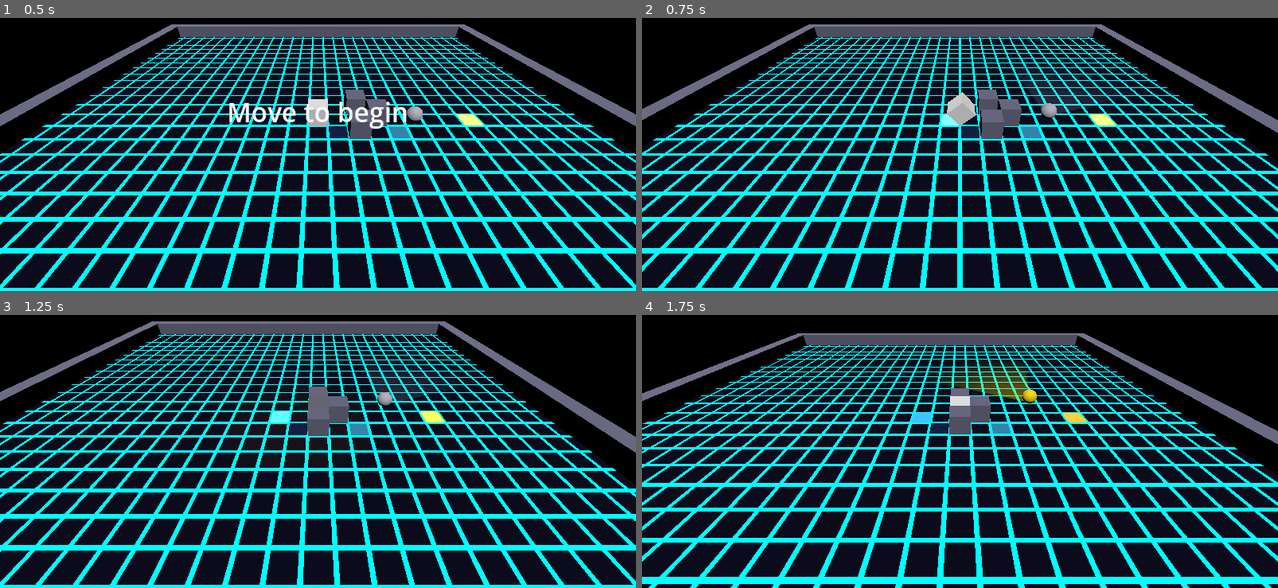
Above: before the commit, frames 1-4 (two rows, left to right).
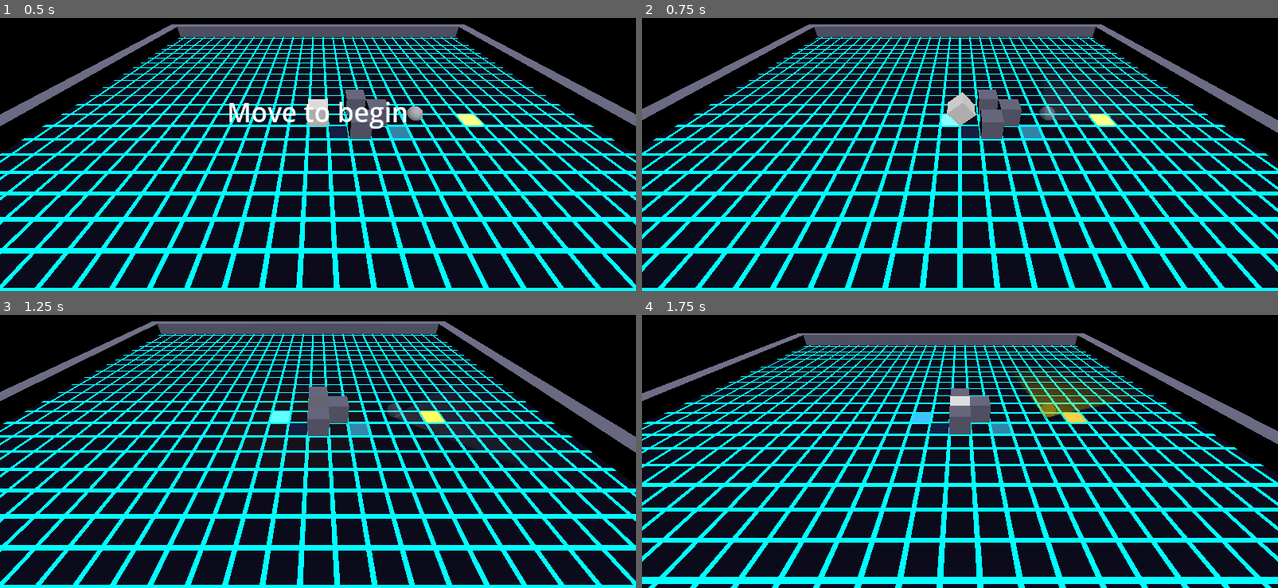
Above: after the commit, the same moments.

Repository: StevenLong/cube
Game: Godot game, scene res://main.tscn
Same seed, same stepped clock (60 frames per second), same inputs: the game is played once before the commit and once after it.
Inputs:
- Up to frame 1 (0.5 s): no input
- Up to frame 2 (0.75 s): tap Enter at 0.5 s; hold Right (move_right) from 0.53 s (still down); hold V (blend) from 0.53 s (still down)
- Up to frame 3 (1.25 s): keep holding Right (move_right); keep holding V (blend)
- Up to frame 4 (1.75 s): release Right (move_right) at 1.28 s; release V (blend) at 1.28 s; hold C (extend_depth_back) from 1.28 s (still down); tap F (camera_tilt_down) at 1.35 s

Frame 1 is identical in both runs. In frame 2, 0.3% of the frame differs, in the area x 61-71%, y 27-38%; in frame 3, 0.8%; in frame 4, 2.6%, in the area x 46-77%, y 18-38%.

Commit message:
Sphere pathfinding (grid A*) and player LoS silhouette fade
All four enemy states now route around walls via A* over a static 1u
nav grid built from interior Wall* StaticBody3Ds. Enemy mesh fades to
30% alpha when a wall blocks the line from cube to sphere, lerping
back to full when LoS clears.

Co-Authored-By: Claude Opus 4.7 <noreply@anthropic.com>

Diff:
--- a/enemy_sphere.gd
+++ b/enemy_sphere.gd
@@ -24,6 +24,19 @@
 const TURN_RATE := 5.0  # rad/s — 180° in ~0.6s
 const TURN_LEAD_THRESHOLD := PI / 6.0  # 30° — hold position if facing more than this off
 
+const NAV_MIN := -13
+const NAV_MAX := 13
+const NEIGHBORS: Array[Vector2i] = [Vector2i(1, 0), Vector2i(-1, 0), Vector2i(0, 1), Vector2i(0, -1)]
+const NEIGHBORS_8: Array[Vector2i] = [
+	Vector2i(-1, -1), Vector2i(0, -1), Vector2i(1, -1),
+	Vector2i(-1, 0), Vector2i(1, 0),
+	Vector2i(-1, 1), Vector2i(0, 1), Vector2i(1, 1),
+]
+const PATH_CELL_ARRIVE := 0.15
+const PURSUIT_REPATH_INTERVAL := 0.3
+const SILHOUETTE_ALPHA := 0.3
+const VISIBILITY_LERP_RATE := 8.0
+
 enum State { PATROL, SUSPICIOUS, INVESTIGATE, PURSUIT }
 
 @export var waypoints: Array[Vector3] = [
@@ -43,16 +56,25 @@
 var _player: Node3D
 var _pending_sounds: Array = []
 var _ground_material: ShaderMaterial
+var _nav_blocked: Dictionary = {}
+var _path: Array[Vector2i] = []
+var _path_idx: int = 0
+var _pursuit_repath_timer: float = 0.0
+var _visibility_alpha: float = 1.0
 
 @onready var _mesh: MeshInstance3D = $MeshInstance3D
 
 
 func _ready() -> void:
 	_material = (_mesh.get_surface_override_material(0) as StandardMaterial3D).duplicate()
+	_material.transparency = BaseMaterial3D.TRANSPARENCY_ALPHA
 	_mesh.set_surface_override_material(0, _material)
 	_player = get_node("../Player")
 	_player.noise_emitted.connect(_on_player_noise)
 	_ground_material = get_node("../Ground/MeshInstance3D").get_surface_override_material(0)
+	_build_nav_grid()
+	if waypoints.size() > 0:
+		_set_path_to(waypoints[_target_idx])
 
 
 func _process(delta: float) -> void:
@@ -100,6 +122,7 @@
 					if nv.distance_to(cv) > FOOTPRINT_RETARGET_DIST:
 						_last_seen_pos = Vector3(footprint_pos.x, position.y, footprint_pos.z)
 						_state_timer = 0.0
+						_set_path_to(_last_seen_pos)
 				else:
 					_state_timer += delta
 				if _state == State.INVESTIGATE and _state_timer >= INVESTIGATE_TIMEOUT:
@@ -115,7 +138,11 @@
 					_last_seen_pos = Vector3(_last_seen_pos.x, position.y, _last_seen_pos.z)
 					_enter_state(State.INVESTIGATE)
 
-	_material.albedo_color = _state_color()
+	var target_alpha := 1.0 if _visible_to_player() else SILHOUETTE_ALPHA
+	_visibility_alpha = lerpf(_visibility_alpha, target_alpha, minf(delta * VISIBILITY_LERP_RATE, 1.0))
+	var col := _state_color()
+	col.a = _visibility_alpha
+	_material.albedo_color = col
 	_update_cone_uniforms()
 
 
@@ -125,16 +152,21 @@
 	var target: Vector3 = waypoints[_target_idx]
 	if (target - position).length() < ARRIVE_THRESHOLD:
 		_target_idx = (_target_idx + 1) % waypoints.size()
-		return
-	_move_toward(target, delta, 1.0)
+		_set_path_to(waypoints[_target_idx])
+		return
+	_follow_path(delta, 1.0, target)
 
 
 func _creep(delta: float) -> void:
-	_move_toward(_last_seen_pos, delta, SUSPICIOUS_SPEED_MULT)
+	_follow_path(delta, SUSPICIOUS_SPEED_MULT, _last_seen_pos)
 
 
 func _pursue(delta: float) -> void:
-	_move_toward(_player.position, delta, PURSUIT_SPEED_MULT)
+	_pursuit_repath_timer -= delta
+	if _pursuit_repath_timer <= 0.0:
+		_set_path_to(_player.position)
+		_pursuit_repath_timer = PURSUIT_REPATH_INTERVAL
+	_follow_path(delta, PURSUIT_SPEED_MULT, _player.position)
 
 
 func _move_toward(target_pos: Vector3, delta: float, speed_mult: float) -> void:
@@ -164,8 +196,16 @@
 	_confirm_timer = 0.0
 	if new_state == State.PATROL:
 		_target_idx = _closest_waypoint_idx()
-	if new_state == State.PURSUIT and not was_pursuit:
-		entered_pursuit.emit()
+		_set_path_to(waypoints[_target_idx])
+	if new_state == State.SUSPICIOUS:
+		_set_path_to(_last_seen_pos)
+	if new_state == State.INVESTIGATE:
+		_set_path_to(_last_seen_pos)
+	if new_state == State.PURSUIT:
+		_set_path_to(_player.position)
+		_pursuit_repath_timer = PURSUIT_REPATH_INTERVAL
+		if not was_pursuit:
+			entered_pursuit.emit()
 
 
 func _closest_waypoint_idx() -> int:
@@ -276,7 +316,7 @@
 
 
 func _investigate_move(delta: float) -> void:
-	_move_toward(_last_seen_pos, delta, INVESTIGATE_SPEED_MULT)
+	_follow_path(delta, INVESTIGATE_SPEED_MULT, _last_seen_pos)
 
 
 func _update_cone_uniforms() -> void:
@@ -304,3 +344,119 @@
 		State.INVESTIGATE: return 0.5
 		State.PURSUIT: return 0.6
 		_: return 0.2
+
+
+func _build_nav_grid() -> void:
+	# Static walls only — interior Wall* nodes at integer cells. Perimeter walls
+	# sit outside the playable band and are handled by the NAV_MIN/MAX bounds.
+	_nav_blocked.clear()
+	for child in get_parent().get_children():
+		if child is StaticBody3D and child.name.begins_with("Wall"):
+			var cell := Vector2i(roundi(child.position.x), roundi(child.position.z))
+			_nav_blocked[cell] = true
+
+
+func _cell_blocked(cell: Vector2i) -> bool:
+	if cell.x < NAV_MIN or cell.x > NAV_MAX or cell.y < NAV_MIN or cell.y > NAV_MAX:
+		return true
+	return _nav_blocked.has(cell)
+
+
+func _world_to_cell(p: Vector3) -> Vector2i:
+	return Vector2i(roundi(p.x), roundi(p.z))
+
+
+func _set_path_to(target: Vector3) -> void:
+	var start_cell := _world_to_cell(position)
+	var goal_cell := _world_to_cell(target)
+	_path = _find_path(start_cell, goal_cell)
+	_path_idx = 0
+	if _path.size() > 0 and _path[0] == start_cell:
+		_path_idx = 1
+
+
+func _follow_path(delta: float, speed_mult: float, final_target: Vector3) -> void:
+	while _path_idx < _path.size():
+		var cell: Vector2i = _path[_path_idx]
+		var cell_world := Vector3(cell.x, position.y, cell.y)
+		var to_cell := Vector2(cell_world.x - position.x, cell_world.z - position.z)
+		if to_cell.length() < PATH_CELL_ARRIVE:
+			_path_idx += 1
+			continue
+		_move_toward(cell_world, delta, speed_mult)
+		return
+	# Path exhausted (or empty) — close the last sub-cell to the actual target.
+	_move_toward(final_target, delta, speed_mult)
+
+
+func _find_path(start: Vector2i, goal: Vector2i) -> Array[Vector2i]:
+	# Goal-blocked fallback: snap to closest open 8-neighbour of the goal so the
+	# sphere walks to a cell adjacent to a footprint sitting on a wall edge.
+	if _cell_blocked(goal):
+		var best_n := Vector2i.ZERO
+		var best_dist := INF
+		var found := false
+		for d in NEIGHBORS_8:
+			var n: Vector2i = goal + d
+			if _cell_blocked(n):
+				continue
+			var dist := float((start - n).length_squared())
+			if dist < best_dist:
+				best_dist = dist
+				best_n = n
+				found = true
+		if not found:
+			return []
+		goal = best_n
+	if _cell_blocked(start):
+		return []
+	if start == goal:
+		var single: Array[Vector2i] = [start]
+		return single
+	var came_from: Dictionary = {}
+	var g_score: Dictionary = {start: 0.0}
+	var open: Dictionary = {start: float(absi(start.x - goal.x) + absi(start.y - goal.y))}
+	while not open.is_empty():
+		var current := _pop_lowest(open)
+		if current == goal:
+			return _reconstruct_path(came_from, current)
+		var current_g: float = g_score[current]
+		for step in NEIGHBORS:
+			var n: Vector2i = current + step
+			if _cell_blocked(n):
+				continue
+			var tentative_g := current_g + 1.0
+			if not g_score.has(n) or tentative_g < g_score[n]:
+				came_from[n] = current
+				g_score[n] = tentative_g
+				open[n] = tentative_g + float(absi(n.x - goal.x) + absi(n.y - goal.y))
+	return []
+
+
+func _pop_lowest(open: Dictionary) -> Vector2i:
+	var best: Vector2i = Vector2i.ZERO
+	var best_f := INF
+	for k in open.keys():
+		var key: Vector2i = k
+		var f: float = open[key]
+		if f < best_f:
+			best_f = f
+			best = key
+	open.erase(best)
+	return best
+
+
+func _reconstruct_path(came_from: Dictionary, current: Vector2i) -> Array[Vector2i]:
+	var path: Array[Vector2i] = [current]
+	while came_from.has(current):
+		var prev: Vector2i = came_from[current]
+		current = prev
+		path.push_front(current)
+	return path
+
+
+func _visible_to_player() -> bool:
+	var space := get_world_3d().direct_space_state
+	var query := PhysicsRayQueryParameters3D.create(_player.global_position, global_position)
+	query.collide_with_areas = false
+	return space.intersect_ray(query).is_empty()
